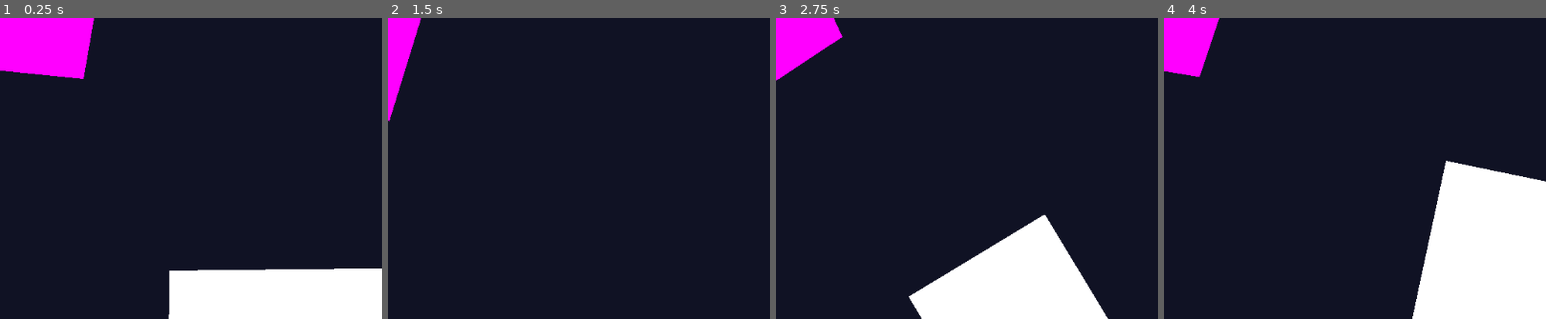
Above: before the commit, frames 1-4 (left to right).
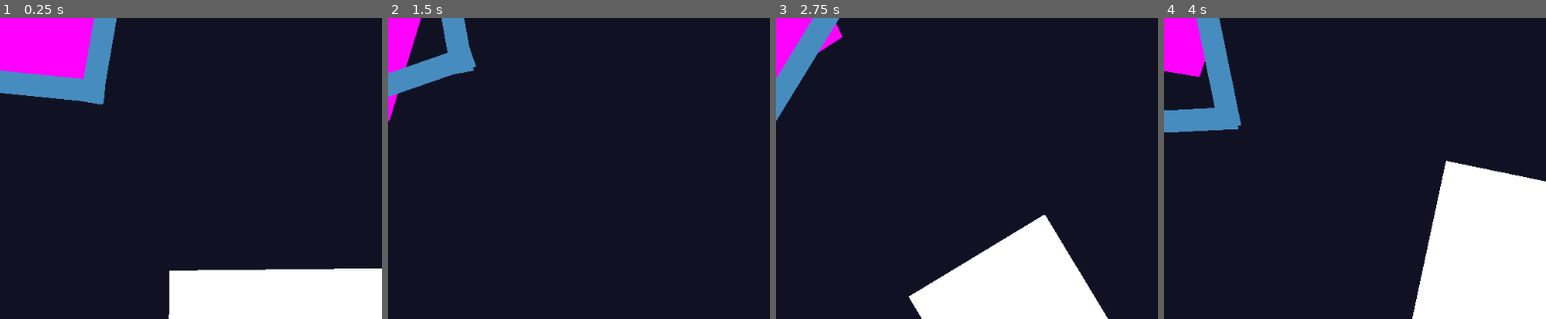
Above: after the commit, the same moments.

Repository: jake-ciliberti/rotate-renovate
Game: Godot game, scene res://levels/level_2.tscn
The game is run twice, just before and just after one commit, with the same random seed, the same clock (stepped at 60 frames per second) and the same inputs. This scene is started directly instead of the project's main scene.
Inputs:
- Up to frame 1 (0.25 s): no input
- Up to frame 2 (1.5 s): tap Enter at 0.5 s; hold Up (rotate_clockwise) 0.53-1.28 s; hold D (move_right) from 0.53 s (still down); tap W (jump) at 0.77 s; tap Down (rotate_counterclockwise) at 0.8, 1.35 s
- Up to frame 3 (2.75 s): tap W (jump) at 1.52 s; tap Up (rotate_clockwise) at 1.55 s; tap R (reset) at 2 s; release D (move_right) at 2.03 s; hold A (move_left) from 2.03 s (still down); hold Down (rotate_counterclockwise) from 2.03 s (still down); tap H (god_mode) at 2.1 s
- Up to frame 4 (4 s): release A (move_left) at 2.78 s; release Down (rotate_counterclockwise) at 2.78 s; hold D (move_right) from 2.78 s (still down); tap Up (rotate_clockwise) at 2.85 s; tap W (jump) at 3.02, 3.77 s; tap R (reset) at 3.5 s; hold Down (rotate_counterclockwise) from 3.53 s (still down)
The pictures show only the part of the screen within x 0-50%, y 0-50%; the shares and areas given below are measured in that part.

The runs differ from the first frame. In frame 1, 3.4% of the frame differs, in the area x 0-31%, y 0-30%; in frame 2, 2.4%; in frame 3, 1.9%; in frame 4, 3.3%.

Commit message:
better bounds for panels

Diff:
--- a/levels/level_2.tscn
+++ b/levels/level_2.tscn
@@ -3,7 +3,7 @@
 [ext_resource type="Script" uid="uid://1hljlhp5cw2n" path="res://scripts/level.gd" id="1_0srwa"]
 [ext_resource type="Script" uid="uid://ccmj71uqtvvjl" path="res://scripts/panel_controller.gd" id="2_v5uil"]
 [ext_resource type="Script" uid="uid://74gqrjs1tww4" path="res://scripts/panel.gd" id="3_5722l"]
-[ext_resource type="Script" uid="uid://csugk4jrxen7h" path="res://scripts/panel_collider.gd" id="4_5722l"]
+[ext_resource type="Script" uid="uid://b6x7sm5ynop2t" path="res://scripts/collision_controller.gd" id="4_v5uil"]
 
 [sub_resource type="RectangleShape2D" id="RectangleShape2D_6w6ra"]
 size = Vector2(1024, 30)
@@ -13,9 +13,9 @@
 panel_controller = NodePath("PanelController")
 metadata/_custom_type_script = "uid://1hljlhp5cw2n"
 
-[node name="PanelController" type="Node2D" parent="." unique_id=918188588 node_paths=PackedStringArray("collider")]
+[node name="PanelController" type="Node2D" parent="." unique_id=918188588 node_paths=PackedStringArray("collision")]
 script = ExtResource("2_v5uil")
-collider = NodePath("PanelCollider")
+collision = NodePath("CollisionController")
 metadata/_custom_type_script = "uid://ccmj71uqtvvjl"
 
 [node name="GamePanel" type="Polygon2D" parent="PanelController" unique_id=1406520985]
@@ -31,10 +31,10 @@
 script = ExtResource("3_5722l")
 metadata/_custom_type_script = "uid://74gqrjs1tww4"
 
-[node name="PanelCollider" type="StaticBody2D" parent="PanelController" unique_id=181164816]
-script = ExtResource("4_5722l")
+[node name="CollisionController" type="StaticBody2D" parent="PanelController" unique_id=655613781]
+script = ExtResource("4_v5uil")
 metadata/_custom_type_script = "uid://csugk4jrxen7h"
 
-[node name="CollisionShape2D" type="CollisionShape2D" parent="PanelController/PanelCollider" unique_id=1095858909]
+[node name="CollisionShape2D" type="CollisionShape2D" parent="PanelController/CollisionController" unique_id=1095858909]
 position = Vector2(512, 825)
 shape = SubResource("RectangleShape2D_6w6ra")
--- a/project.godot
+++ b/project.godot
@@ -28,7 +28,8 @@
 [global_group]
 
 panels=""
-inverse_panels=""
+current_panels=""
+colliders=""
 
 [input]
 
--- /dev/null
+++ b/scripts/collision_controller.gd
@@ -0,0 +1,48 @@
+class_name CollisionController extends StaticBody2D
+
+@export var wall_thickness := 30.0
+
+var panels: Array[Node]
+
+# Called when the node enters the scene tree for the first time.
+func _ready() -> void:
+	# TODO: create a default floor or see if this can be empty
+	panels = get_tree().get_nodes_in_group("panels")
+	create_bounds()
+
+# TODO: broken. create a new polygon class with a unique group, and use clipping to create the polygons. do queue_free() on all the old polygons first (as a signal)
+func create_bounds() -> void:
+
+	get_tree().call_group("colliders", "queue_free")
+
+	var combined_panels: Array[PackedVector2Array] = Geometry2D.merge_polygons(panels[0].get_polygon() * panels[0].transform, panels[0].get_polygon() * panels[0].transform)
+
+	for i in panels:
+		combined_panels = Geometry2D.merge_polygons(combined_panels, i.get_polygon() * i.transform)
+
+	for i in combined_panels:
+		build_walls(i)
+
+func build_walls(poly):
+	var count = poly.size()
+	for i in count:
+		var a = poly[i]
+		var b = poly[(i + 1) % count]
+		var dir = (b - a).normalized()
+		var normal = Vector2(dir.y, -dir.x)
+		var mid = (a + b) * 0.5
+		# Make sure the normal points away from the walkable interior, not into it.
+		if Geometry2D.is_point_in_polygon(mid + normal * 2.0, poly):
+			normal = -normal
+		# Stretch each end past the corner so neighbouring quads overlap and leave no gap.
+		var a2 = a - dir * wall_thickness
+		var b2 = b + dir * wall_thickness
+		var quad = PackedVector2Array([
+			a2,
+			b2,
+			b2 + normal * wall_thickness,
+			a2 + normal * wall_thickness,
+		])
+		var new_panel_collider = PanelCollider.new()
+		new_panel_collider.polygon = quad
+		add_child(new_panel_collider)
--- a/scripts/panel_collider.gd
+++ b/scripts/panel_collider.gd
@@ -1,52 +1,11 @@
-class_name PanelCollider extends StaticBody2D
-
-@export var wall_thickness := 400.0
-
-var walls: Array[CollisionPolygon2D] = []
-var panels: Array[Node]
+class_name PanelCollider extends CollisionPolygon2D
 
 # Called when the node enters the scene tree for the first time.
 func _ready() -> void:
-	# TODO: create a default floor or see if this can be empty
-	panels = get_tree().get_nodes_in_group("panels")
-	create_bounds()
+	add_to_group("colliders")
 
-# TODO: broken. create a new polygon class with a unique group, and use clipping to create the polygons. do queue_free() on all the old polygons first (as a signal)
-func create_bounds() -> void:
-
-	for s in walls: # TODO: replace with observer paradigm
-		s.queue_free()
-		walls.clear()
-
-	var combined_panels: Array[PackedVector2Array] = Geometry2D.merge_polygons(panels[0].get_polygon() * panels[0].transform, panels[0].get_polygon() * panels[0].transform)
-
-	for i in panels:
-		combined_panels = Geometry2D.merge_polygons(combined_panels, i.get_polygon() * i.transform)
-
-	for i in combined_panels:
-		build_walls(i)
-
-func build_walls(poly):
-	var count = poly.size()
-	for i in count:
-		var a = poly[i]
-		var b = poly[(i + 1) % count]
-		var dir = (b - a).normalized()
-		var normal = Vector2(dir.y, -dir.x)
-		var mid = (a + b) * 0.5
-		# Make sure the normal points away from the walkable interior, not into it.
-		if Geometry2D.is_point_in_polygon(mid + normal * 2.0, poly):
-			normal = -normal
-		# Stretch each end past the corner so neighbouring quads overlap and leave no gap.
-		var a2 = a - dir * wall_thickness
-		var b2 = b + dir * wall_thickness
-		var quad = PackedVector2Array([
-			a2,
-			b2,
-			b2 + normal * wall_thickness,
-			a2 + normal * wall_thickness,
-		])
-		var new_collision_polygon = CollisionPolygon2D.new()
-		new_collision_polygon.polygon = quad
-		add_child(new_collision_polygon)
-		walls.append(new_collision_polygon)
+func _draw():
+	# We are going to paint with this color.
+	var godot_blue : Color = Color("478cbf")
+	# We pass the PackedVector2Array to draw the shape.
+	draw_polygon(polygon, [ godot_blue ])
--- a/scripts/panel_controller.gd
+++ b/scripts/panel_controller.gd
@@ -3,11 +3,11 @@
 var selected_rotation_group: int
 
 @export var number_of_groups: int = 1 # TODO: there should be a programmatic way to do this. figure that out
-@export var collider: PanelCollider
+@export var collision: CollisionController
 
 func reset():
 	get_tree().call_group("panels", "reset")
-	collider._ready()
+	collision._ready()
 
 func change_selection():
 	var direction = Input.get_axis("select_prev", "select_next")
@@ -28,7 +28,7 @@
 	if Input.is_action_pressed("rotate_counterclockwise") or Input.is_action_pressed("rotate_clockwise"):
 		var rotation_direction = Input.get_axis("rotate_counterclockwise", "rotate_clockwise")
 		get_tree().call_group("panels", "change_rotation", selected_rotation_group, rotation_direction * Globals.ROTATION_SPEED * delta)
-		collider.create_bounds()
+		collision.create_bounds()
 
 	if Input.is_action_just_pressed("select_prev") or Input.is_action_just_pressed("select_next"):
 		change_selection()
Not shown, added: scripts/collision_controller.gd.uid
